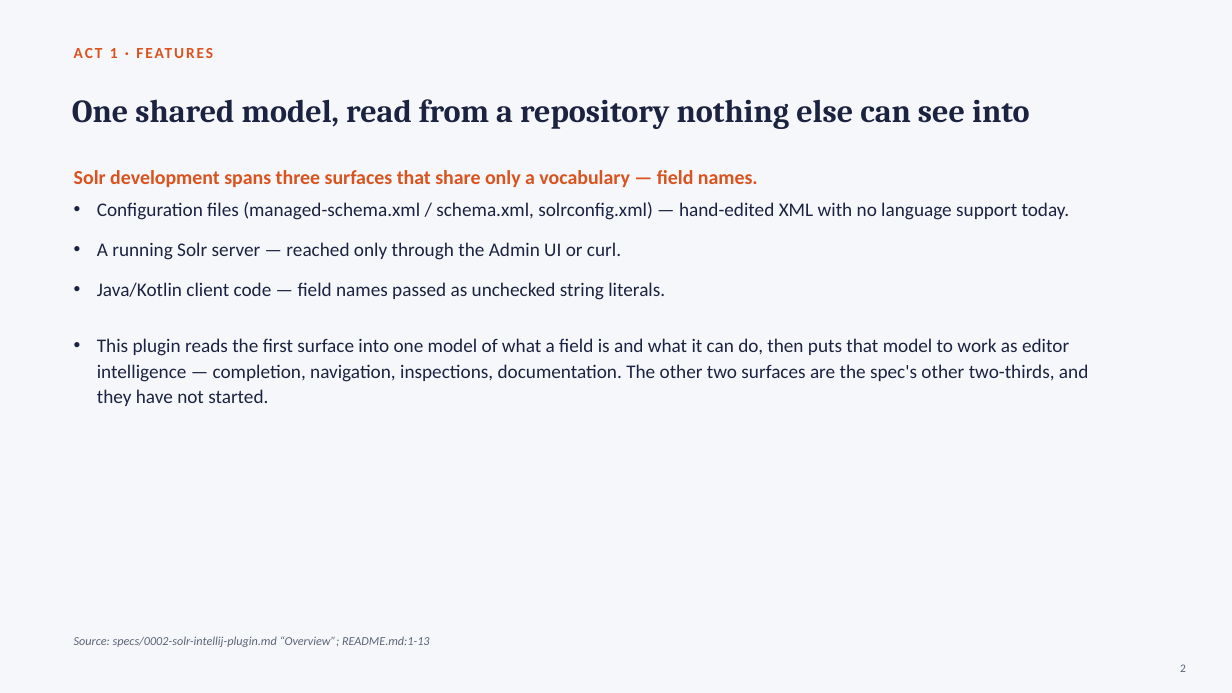
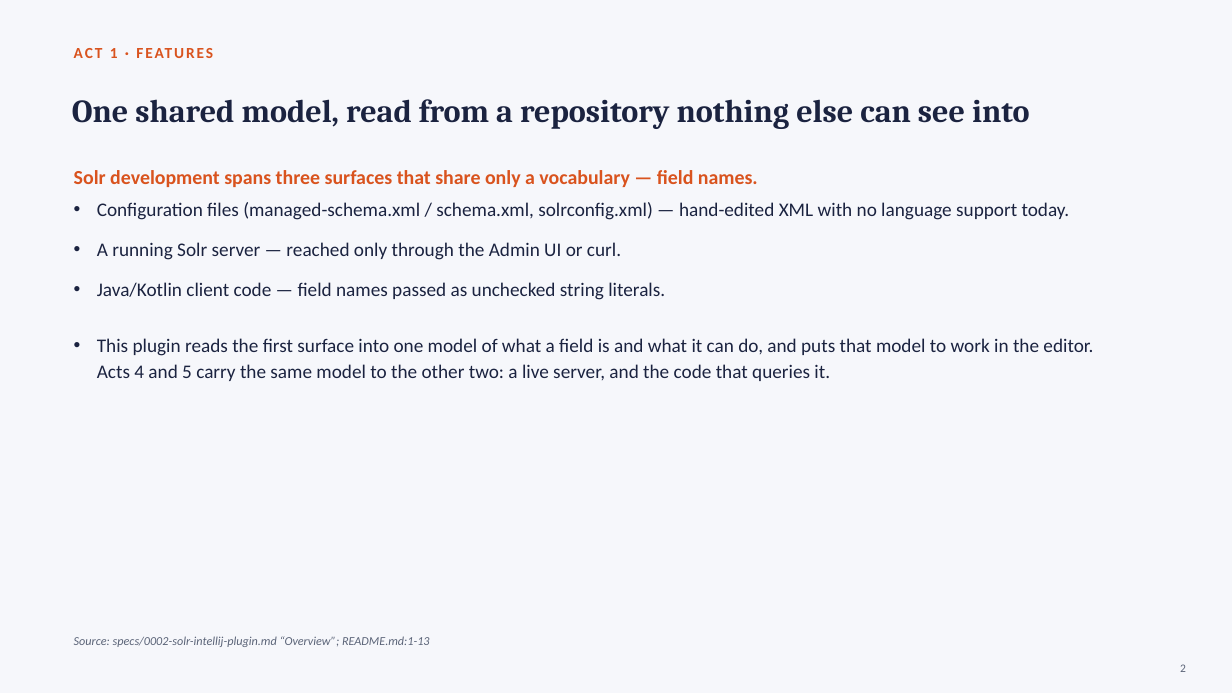
Before and after one commit to adityamparikh/solr-intellij-plugin, a slide deck: slide 2 of docs/presentation/solr-intellij-plugin.pptx. Drawn at 1232x693 pixels with LibreOffice and Linux fonts; fonts in the diff are those of the drawing. Boxes give left, top, right and bottom in pixels: in the first picture for what was removed or moved away, otherwise in the second. Text is boxed around its words. In the diff, an @@ line names an element or a change of style, - is before the commit and + after.

```diff
--- a/docs/presentation/solr-intellij-plugin.pptx
+++ b/docs/presentation/solr-intellij-plugin.pptx
@@ text at (97,338,1093,381): text changed @@
-• This plugin reads the first surface into one model of what a field is and what it can do, then puts that model to work as editor intelligence — completion, navigation, inspections, documentation. The other two surfaces are the spec's other two-thirds, and they have not started.
+• This plugin reads the first surface into one model of what a field is and what it can do, and puts that model to work in the editor. Acts 4 and 5 carry the same model to the other two: a live server, and the code that queries it.
```
Also in this commit, not shown: 3 other slides changed, 16 slides added, 2 other files.
